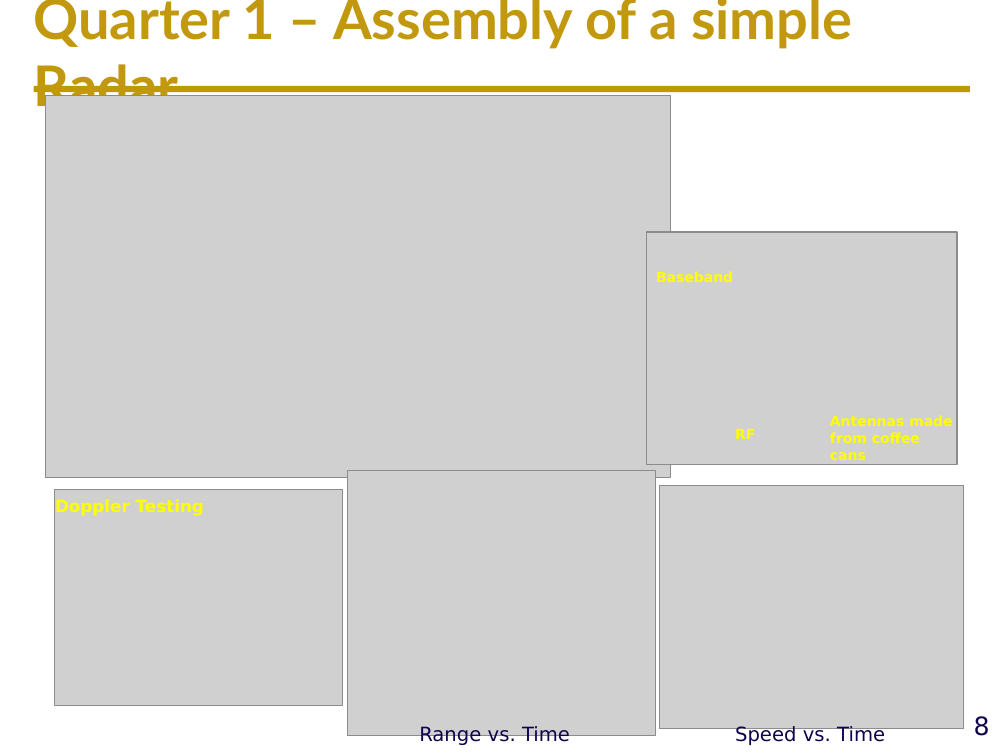
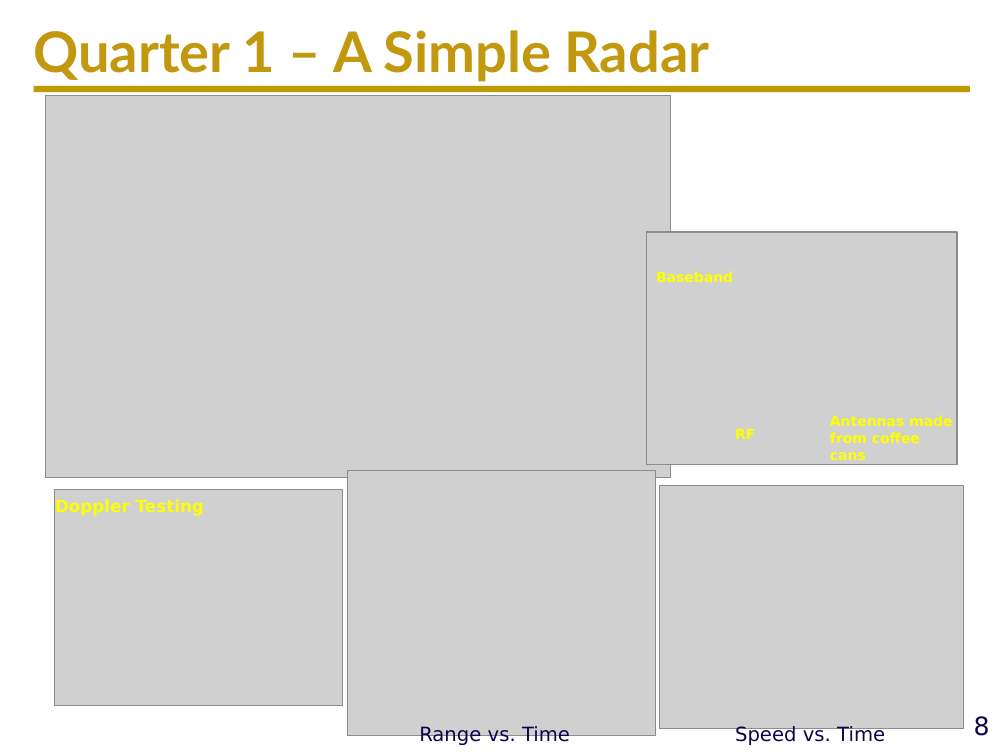
Before and after one commit to ucdart/UCD-EEC134, a slide deck: slide 8 of lectures/lec0/Lec0-CourseMechanisms.pptx. Drawn at 1008x756 pixels with LibreOffice and Linux fonts; fonts in the diff are those of the drawing; grey boxes stand for pictures; background and template pictures are left out. Boxes give left, top, right and bottom in pixels: in the first picture for what was removed or moved away, otherwise in the second. Text is boxed around its words. In the diff, an @@ line names an element or a change of style, - is before the commit and + after.

```diff
--- a/lectures/lec0/Lec0-CourseMechanisms.pptx
+++ b/lectures/lec0/Lec0-CourseMechanisms.pptx
@@ title at <box>34,30,709,82</box>: text changed @@
-Quarter 1 – Assembly of a simple Radar
+Quarter 1 – A Simple Radar
```
Also in this commit, not shown: 1 other slide changed.
